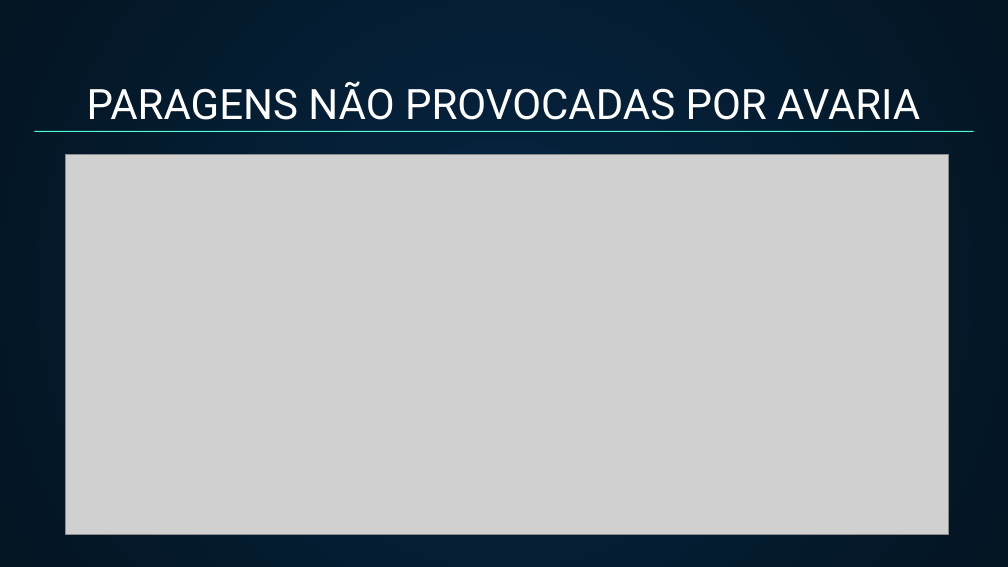
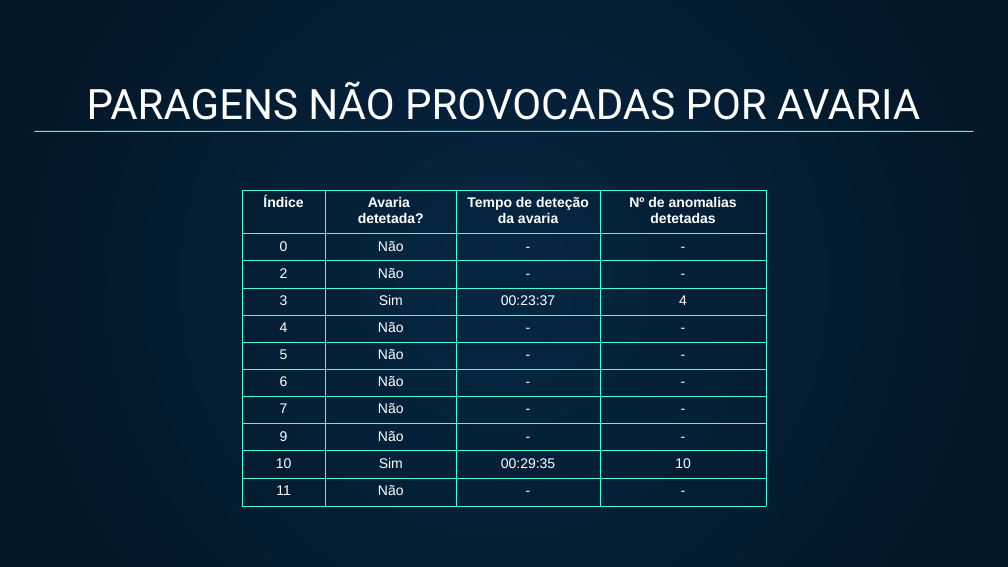
Before and after one commit to DanielCoelho112/master_thesis_document, a slide deck: slide 23 of defesa_tese/presentation.pptx (slide 21 before the commit). Drawn at 1008x567 pixels with LibreOffice and Linux fonts; fonts in the diff are those of the drawing; grey boxes stand for pictures. Boxes give left, top, right and bottom in pixels: in the first picture for what was removed or moved away, otherwise in the second. Text is boxed around its words. In the diff, an @@ line names an element or a change of style, - is before the commit and + after.

```diff
--- a/defesa_tese/presentation.pptx
+++ b/defesa_tese/presentation.pptx
@@ picture removed at [66, 154, 949, 534] @@
@@ table added at [242, 190, 767, 506], 11 rows, 4 columns @@
+Índice | Avaria / detetada? | Tempo de deteção da avaria | Nº de anomalias detetadas
+0 | Não | - | -
+2 | Não | - | -
+3 | Sim | 00:23:37 | 4
+4 | Não | - | -
+5 | Não | - | -
+6 | Não | - | -
+7 | Não | - | -
+9 | Não | - | -
+10 | Sim | 00:29:35 | 10
+11 | Não | - | -
```
Also in this commit, not shown: 12 other slides changed, 8 slides added, 5 slides removed, 2 other files.
